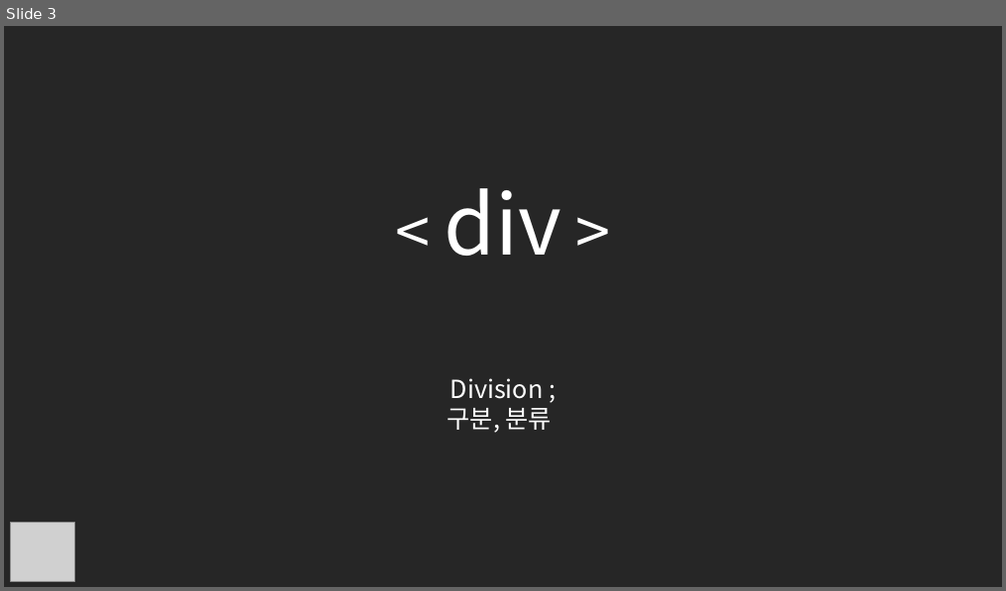
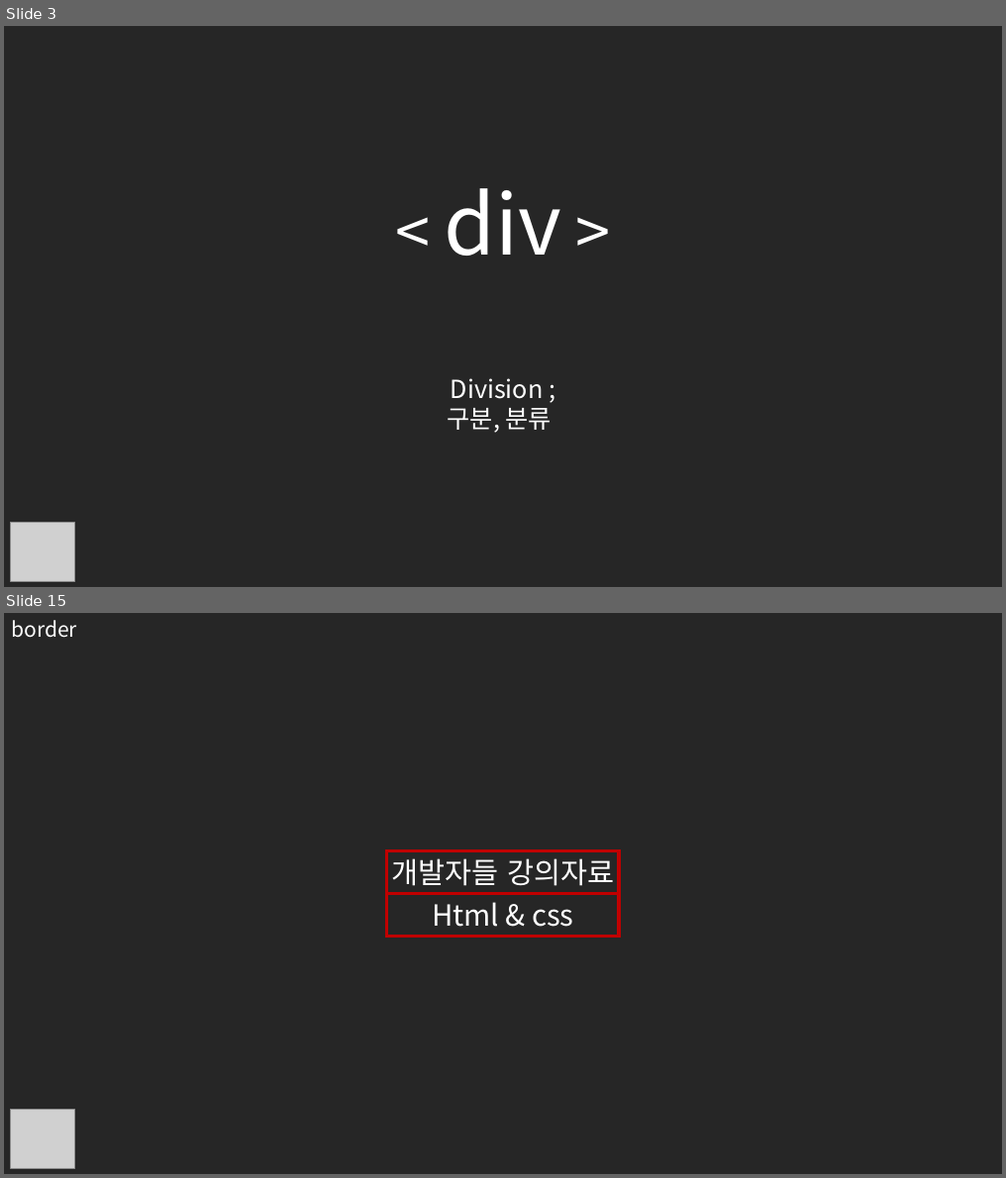
Before and after one commit to MojitoBar/TheDevelopers, a slide deck: 동아리스터디ppt/개발자들_0920_HTML.pptx. Shown one above the other, each under a label of ours: slide 3 before the commit, slides 3 and 15 after it; the slides between them are not shown. The pictures are 1006x591 and 1006x1178 pixels, drawn with LibreOffice and Linux fonts; fonts in the diff are those of the drawing; grey boxes stand for pictures. Boxes give left, top, right and bottom in pixels: in the first picture for what was removed or moved away, otherwise in the second. Text is boxed around its words. In the diff, an @@ line names an element or a change of style, - is before the commit and + after.

```diff
--- a/동아리스터디ppt/개발자들_0920_HTML.pptx
+++ b/동아리스터디ppt/개발자들_0920_HTML.pptx
@@ slide 15 added at box(4, 613, 1002, 1174), background #262626 @@
@@ text added at box(11, 620, 77, 638), 20 pt, text #FFFFFF @@
+border
@@ rectangle added at box(387, 851, 620, 894), outline #C00000 3 pt @@
@@ text added at box(392, 859, 614, 886), 28 pt, text #FFFFFF @@
+개발자들 강의자료
@@ rectangle added at box(387, 894, 620, 937), outline #C00000 3 pt @@
@@ text added at box(432, 902, 573, 927), 28 pt, text #FFFFFF @@
+Html & css
@@ picture added at box(11, 1109, 74, 1169) @@
```
Also in this commit, not shown: 2 slides changed, 31 other slides added, 14 slides removed, 1 other file.
